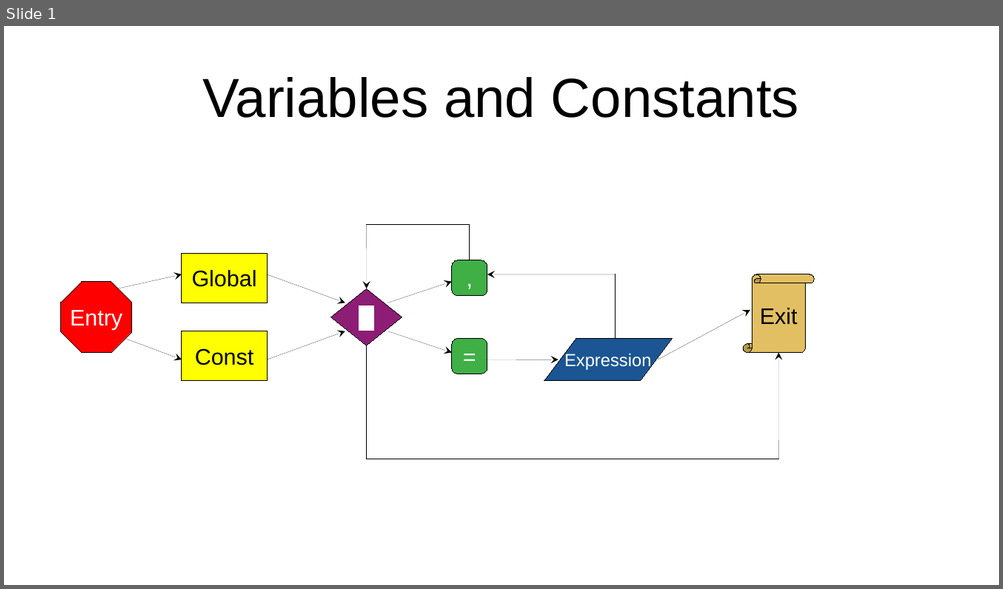
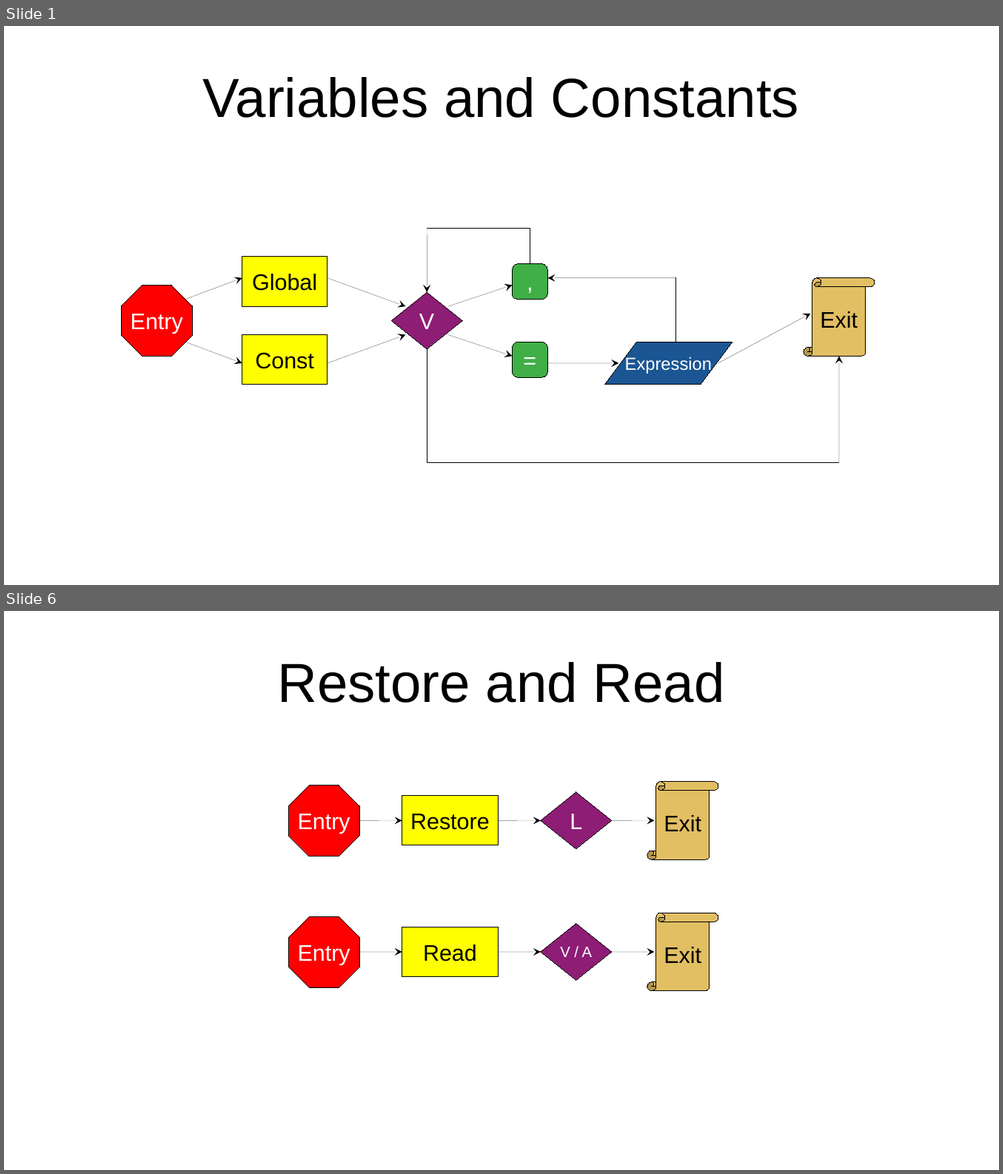
Before and after one commit to SparkFountain/BlitzBasicScript, a slide deck: assets/Grammar.odp. Shown one above the other, each under a label of ours: slide 1 before the commit, slides 1 and 6 after it; the slides between them are not shown. The pictures are 1003x589 and 1003x1174 pixels, drawn with LibreOffice and Linux fonts; fonts in the diff are those of the drawing. Boxes give left, top, right and bottom in pixels: in the first picture for what was removed or moved away, otherwise in the second. Text is boxed around its words. In the diff, an @@ line names an element or a change of style, - is before the commit and + after.

```diff
--- a/assets/Grammar.odp
+++ b/assets/Grammar.odp
@@ slide 6 added at (4, 611, 999, 1170), background #FFFFFF @@
@@ title added at (277, 662, 725, 703), 44 pt, text #000000 @@
+Restore and Read
@@ octagon added at (288, 785, 360, 857), fill #FF0000, outline #000000 0 pt, 18 pt, text #FFFFFF @@
+Entry
@@ vertical scroll added at (648, 782, 719, 860), fill #E2BF63, outline #000000 0 pt, 18 pt, text #000000 @@
+Exit
@@ rectangle added at (402, 796, 498, 846), fill #FFFF00, outline #000000 0 pt, 18 pt, text #000000 @@
+Restore
@@ diamond added at (540, 792, 612, 849), fill #8D1D75, outline #000000 0 pt, 18 pt, text #FFFFFF @@
+L
@@ arrow added from (360, 820) to (402, 820), #000000 0 pt @@
@@ arrow added from (498, 820) to (541, 820), #000000 0 pt @@
@@ arrow added from (612, 820) to (654, 820), #000000 0 pt @@
@@ octagon added at (288, 917, 360, 988), fill #FF0000, outline #000000 0 pt, 18 pt, text #FFFFFF @@
+Entry
@@ vertical scroll added at (648, 914, 719, 992), fill #E2BF63, outline #000000 0 pt, 18 pt, text #000000 @@
+Exit
@@ rectangle added at (402, 928, 498, 977), fill #FFFF00, outline #000000 0 pt, 18 pt, text #000000 @@
+Read
@@ diamond added at (541, 923, 612, 980), fill #8D1D75, outline #000000 0 pt, 12 pt, text #FFFFFF @@
+V / A
@@ arrow added from (360, 952) to (402, 952), #000000 0 pt @@
@@ arrow added from (498, 952) to (541, 952), #000000 0 pt @@
@@ arrow added from (612, 952) to (654, 952), #000000 0 pt @@
@@ slide 1 changed as well @@
@@ arrow moved from (118, 289) - (182, 275) to (185, 300) - (242, 278) @@
@@ 10 arrows, 5 lines, 2 rectangles, 2 rounded rectangles, 1 diamond, 1 octagon, 1 parallelogram, 1 vertical scroll: place and size @@
-10 arrows, 5 lines, 2 rectangles, 2 rounded rectangles, 1 diamond, 1 octagon, 1 parallelogram, 1 vertical scroll at (61, 224, 814, 459)
+10 arrows, 5 lines, 2 rectangles, 2 rounded rectangles, 1 diamond, 1 octagon, 1 parallelogram, 1 vertical scroll at (122, 228, 875, 463)
@@ diamond "V" at (391, 292, 463, 349): highlight #FFFFFF to none @@
```
Also in this commit, not shown: 4 other slides changed, 8 other slides added.
